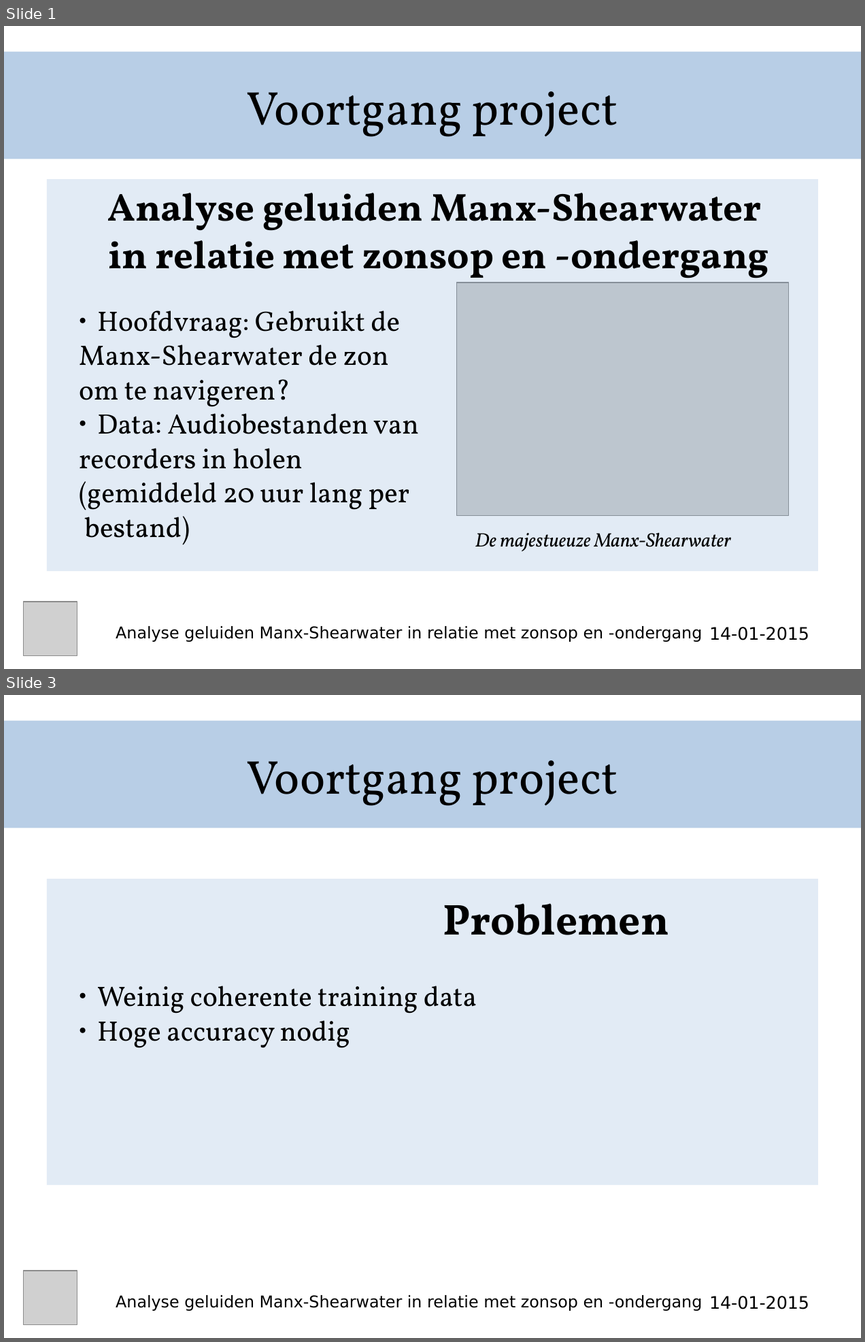
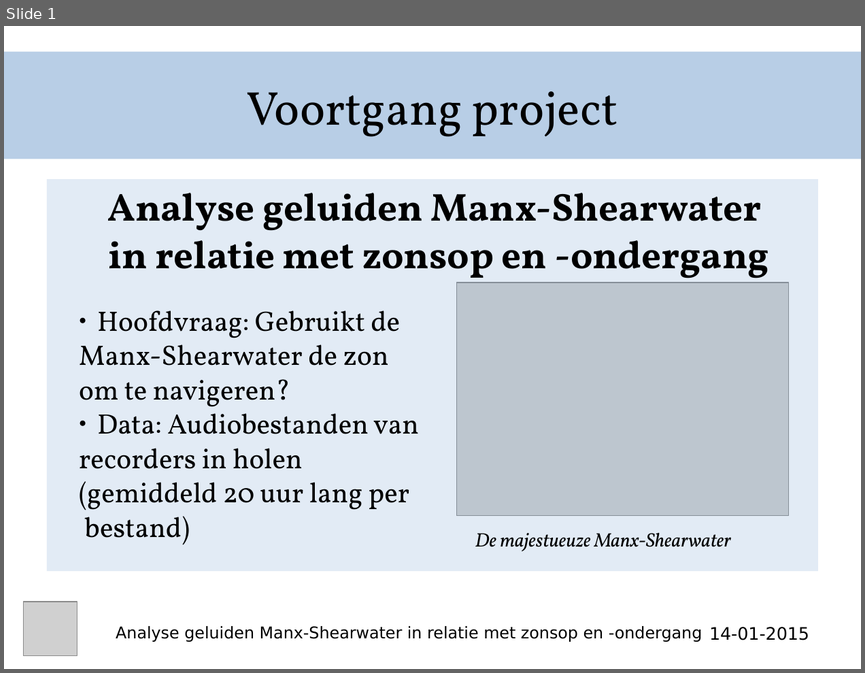
Before and after one commit to MR-KO/Leb-Project, a slide deck: Presentatie_voortgang 2.odp. Shown one above the other, each under a label of ours: slides 1 and 3 before the commit, slide 1 after it; the slides between them are not shown. The pictures are 865x1342 and 865x673 pixels, drawn with LibreOffice and Linux fonts; fonts in the diff are those of the drawing; grey boxes stand for pictures. Boxes give left, top, right and bottom in pixels: in the first picture for what was removed or moved away, otherwise in the second. Text is boxed around its words. In the diff, an @@ line names an element or a change of style, - is before the commit and + after.

```diff
--- a/Presentatie_voortgang 2.odp
+++ b/Presentatie_voortgang 2.odp
@@ slide 3 removed at <box>4,695,861,1338</box>, background #FFFFFF @@
@@ title removed at <box>4,721,861,828</box> @@
-Voortgang project
@@ rectangle removed at <box>47,879,818,1185</box> @@
@@ text removed at <box>97,903,669,1048</box> @@
-Problemen
-● Weinig coherente training data
-● Hoge accuracy nodig
@@ picture removed at <box>24,1270,78,1325</box> @@
@@ text removed at <box>116,1295,702,1310</box> @@
-Analyse geluiden Manx-Shearwater in relatie met zonsop en -ondergang
@@ text removed at <box>709,1295,809,1309</box> @@
-14-01-2015
```
Also in this commit, not shown: 5 slides changed, 1 slide added.
